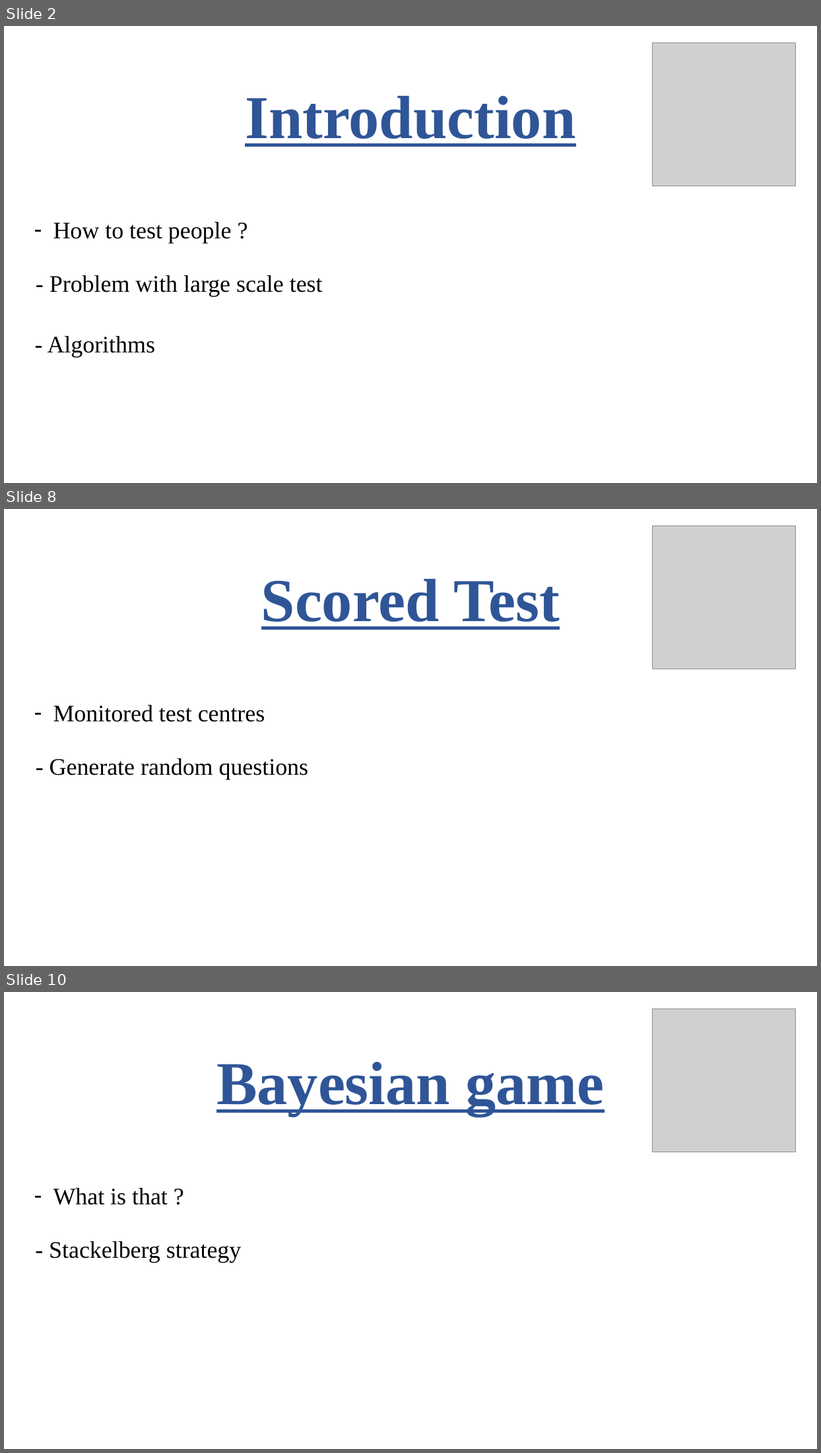
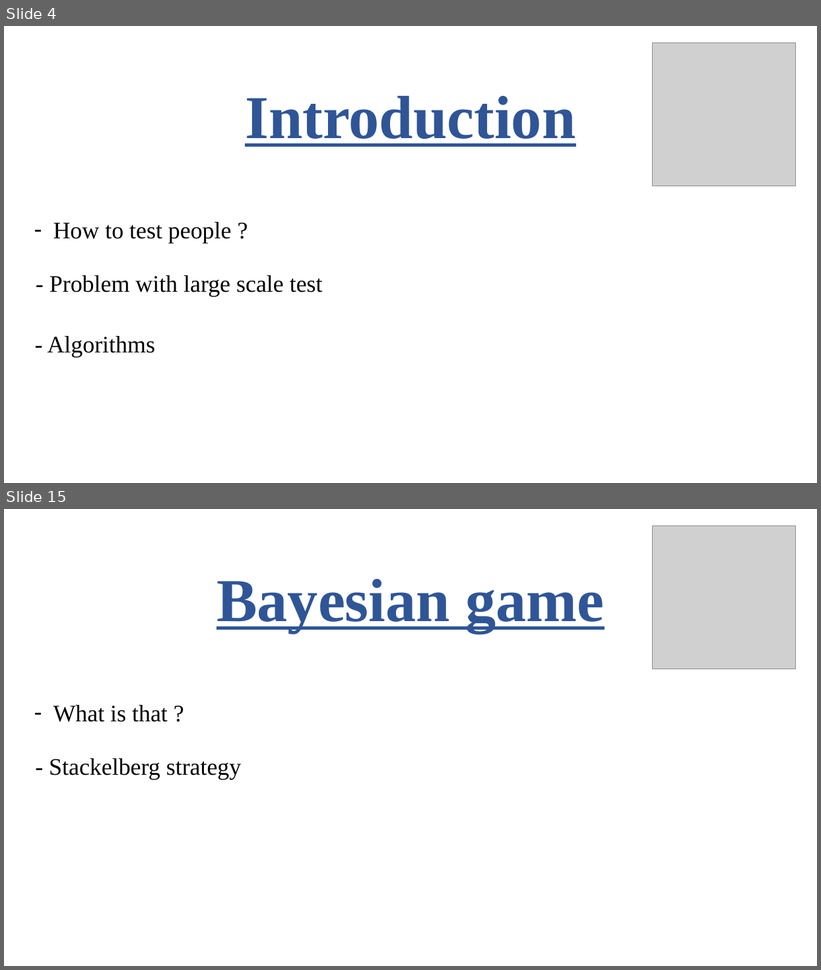
Before and after one commit to robinengels/Anglais, a slide deck: Anglais.pptx. Shown one above the other, each under a label of ours: slides 2, 8 and 10 before the commit, slides 4 and 15 after it; the slides between them are not shown. The pictures are 821x1453 and 821x970 pixels, drawn with LibreOffice and Linux fonts; fonts in the diff are those of the drawing; grey boxes stand for pictures. Boxes give left, top, right and bottom in pixels: in the first picture for what was removed or moved away, otherwise in the second. Text is boxed around its words. In the diff, an @@ line names an element or a change of style, - is before the commit and + after.

```diff
--- a/Anglais.pptx
+++ b/Anglais.pptx
@@ slide 8 removed at <box>4,509,817,966</box>, background #FFFFFF @@
@@ picture removed at <box>653,526,796,669</box> @@
@@ text removed at <box>261,579,560,630</box> @@
-Scored Test
@@ text removed at <box>54,705,265,722</box> @@
-– Monitored test centres
@@ text removed at <box>50,758,309,780</box> @@
-- Generate random questions
@@ what was slide 2 is now slide 4 @@
@@ what was slide 10 is now slide 15 @@
```
Also in this commit, not shown: 7 slides changed, 8 slides added, 2 other slides removed.
